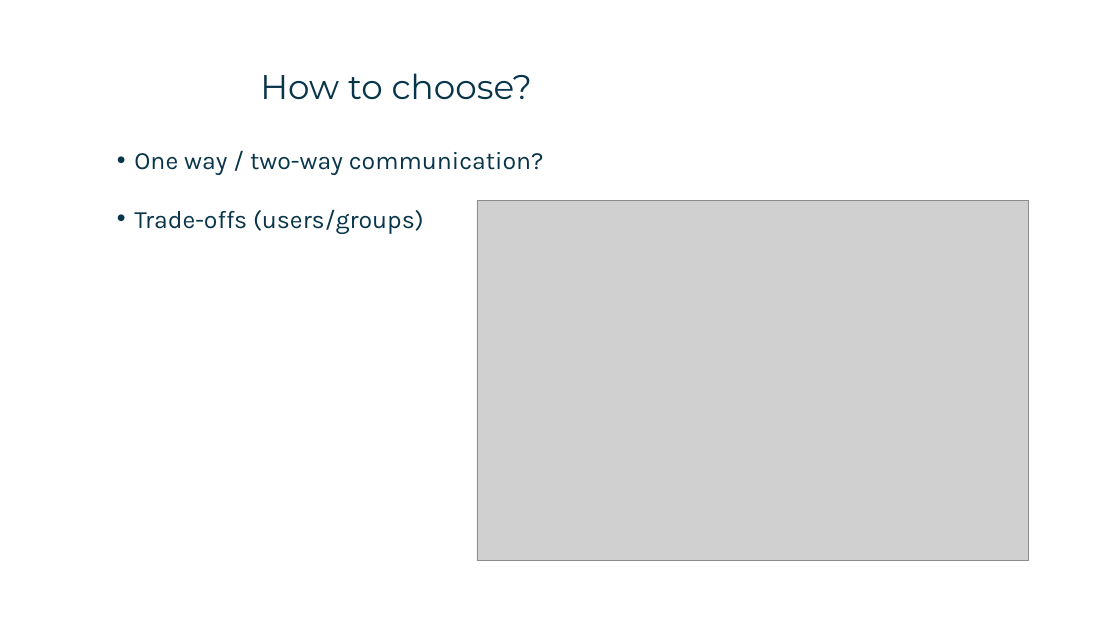
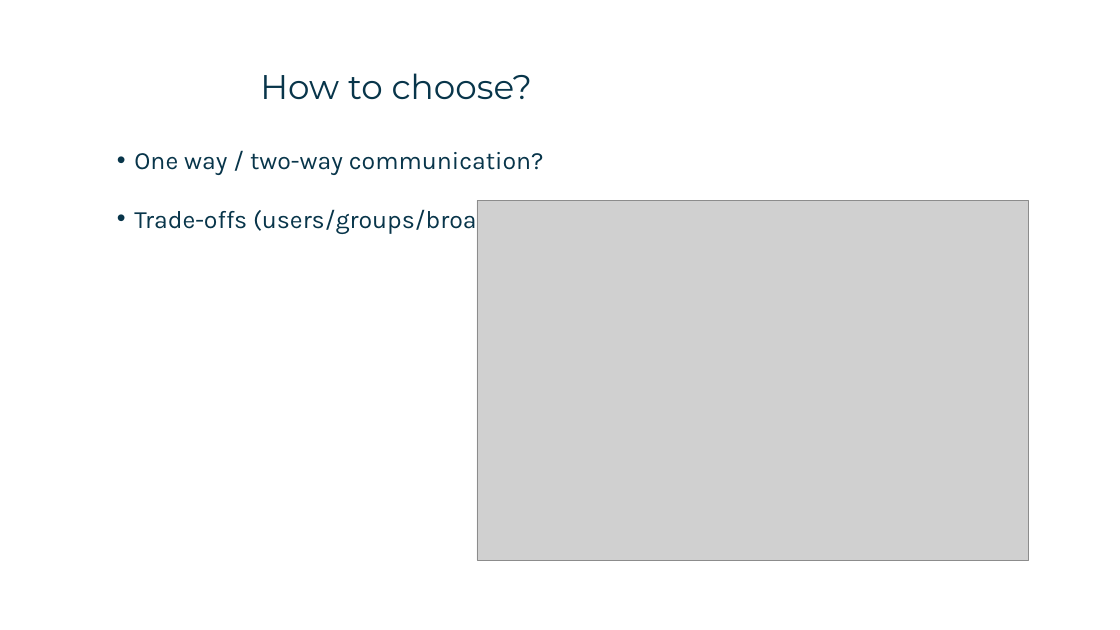
Before and after one commit to tiger4589/sse-signalr-demo, a slide deck: slide 9 of SSE vs SignalR.pptx. Drawn at 1120x630 pixels with LibreOffice and Linux fonts; fonts in the diff are those of the drawing; grey boxes stand for pictures; background and template pictures are left out. Boxes give left, top, right and bottom in pixels: in the first picture for what was removed or moved away, otherwise in the second. Text is boxed around its words. In the diff, an @@ line names an element or a change of style, - is before the commit and + after.

```diff
--- a/SSE vs SignalR.pptx
+++ b/SSE vs SignalR.pptx
@@ text at [134, 205, 586, 233]: text changed @@
-• Trade-offs (users/groups)
+• Trade-offs (users/groups/broadcasting)
```
Also in this commit, not shown: 2 other slides changed.
